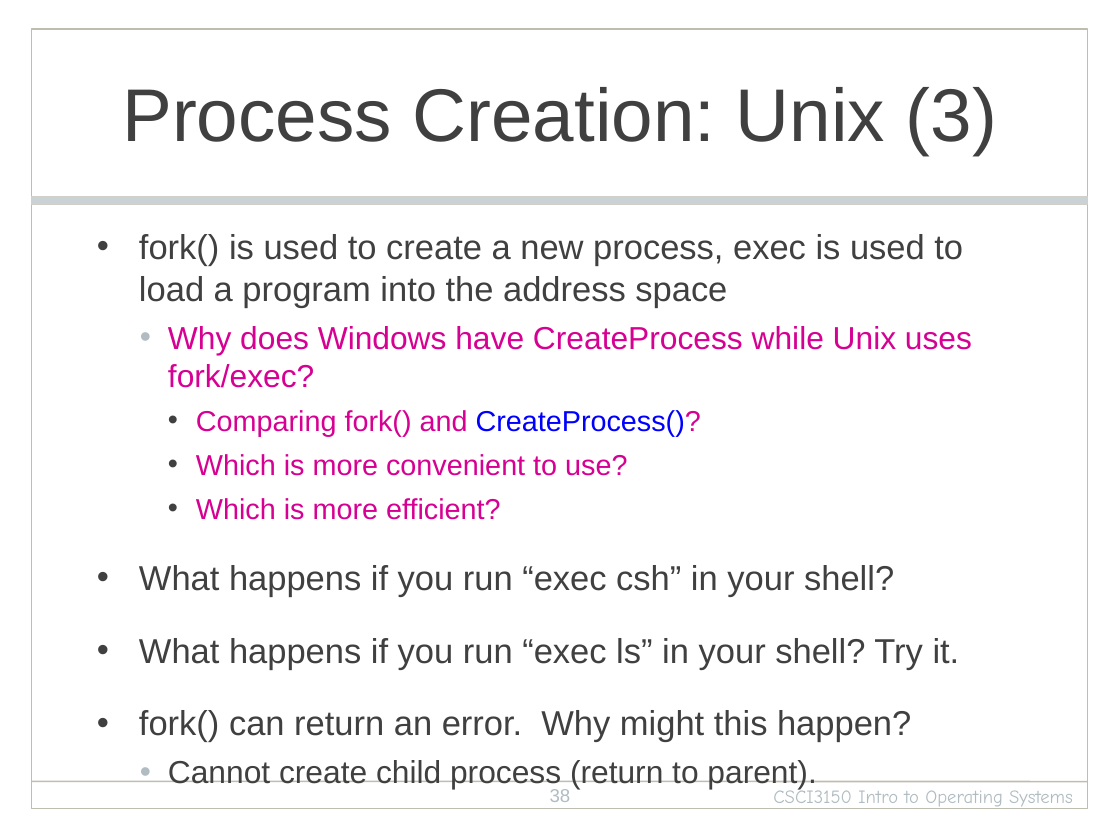
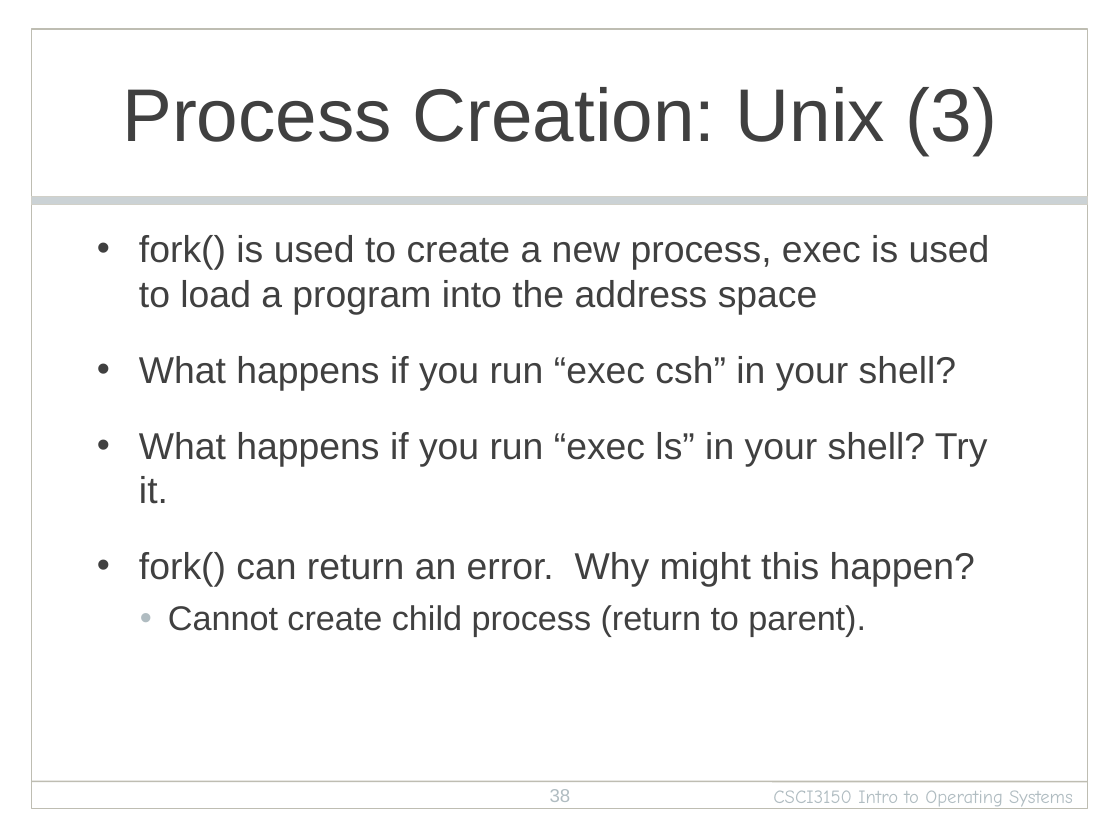
Before and after one commit to henryhxu/CSCI3150, a slide deck: slide 38 of lecture/lec3_processes.pptx. Drawn at 1120x840 pixels with LibreOffice and Linux fonts; fonts in the diff are those of the drawing; background and template pictures are left out. Boxes give left, top, right and bottom in pixels: in the first picture for what was removed or moved away, otherwise in the second. Text is boxed around its words. In the diff, an @@ line names an element or a change of style, - is before the commit and + after.

```diff
--- a/lecture/lec3_processes.pptx
+++ b/lecture/lec3_processes.pptx
@@ text "fork() is used to create ..." at bbox=[139, 235, 990, 637]: size 22.2 to 24 pt in "fork() is used to create a new ...", "What happens if you run “exec csh” ...", "What happens if you run “exec ls” ...", "fork() can return an error. Why might ..."; size 20.4 to 22 pt in "Cannot create child process (return to parent)." @@
@@ text at bbox=[168, 326, 972, 520]: paragraphs removed @@
-  • Why does Windows have CreateProcess while Unix uses fork/exec?
-    • Comparing fork() and CreateProcess()?
-    • Which is more convenient to use?
-    • Which is more efficient?
```
Also in this commit, not shown: 2 other slides changed, 2 slides added, 1 other file.
